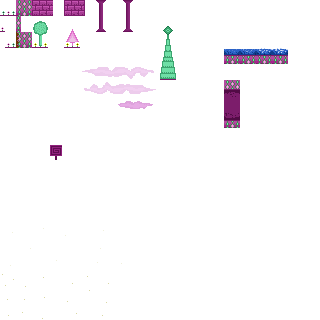
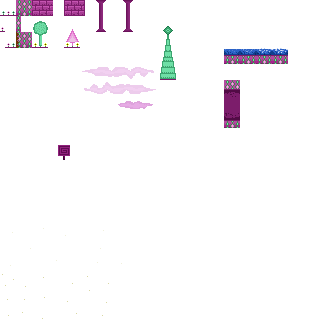
Layers edited between the first and the second 320 × 320 image:
painted on "tilesheet.png" over [50,145,70,160]
